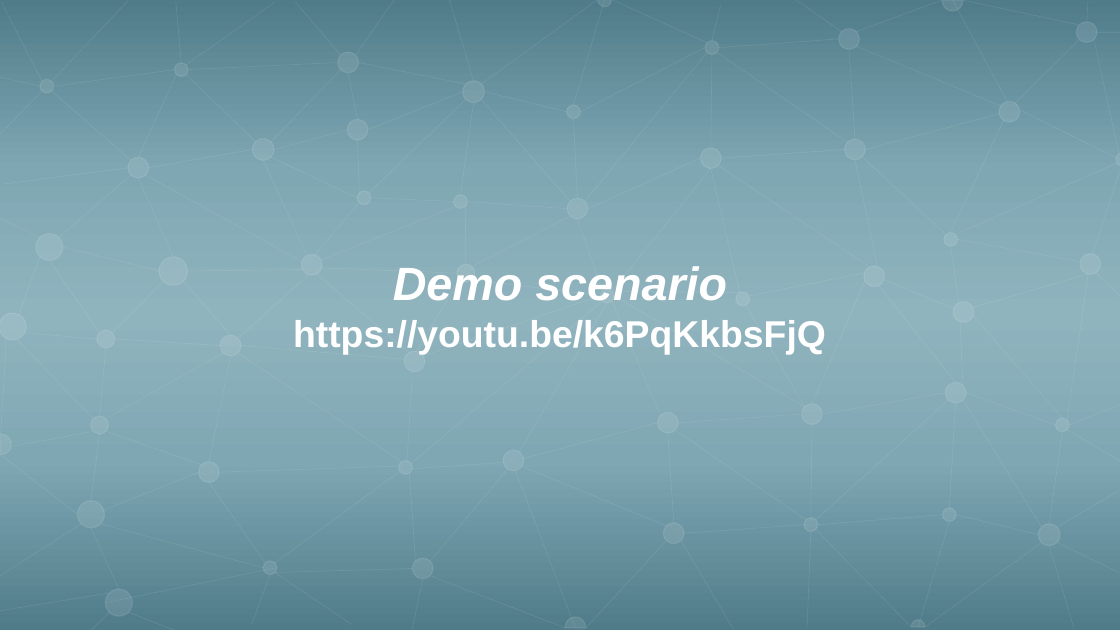
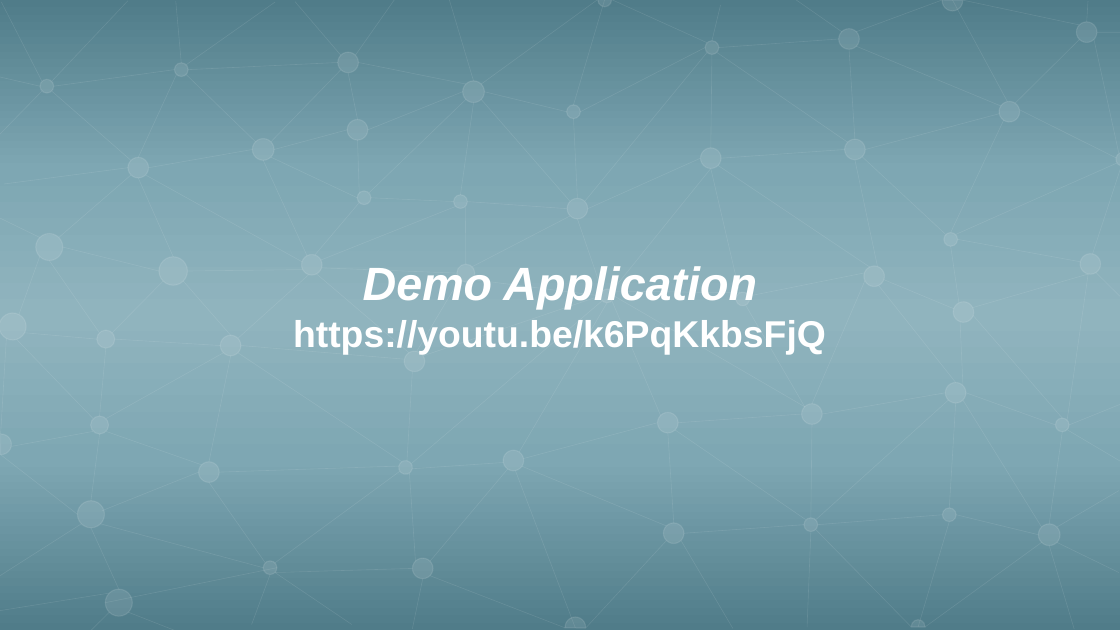
Before and after one commit to trung-lha/TreeVisualizationApp, a slide deck: slide 5 of presentation/TreeVisualization.pptx. Drawn at 1120x630 pixels with LibreOffice and Linux fonts; fonts in the diff are those of the drawing. Boxes give left, top, right and bottom in pixels: in the first picture for what was removed or moved away, otherwise in the second. Text is boxed around its words. In the diff, an @@ line names an element or a change of style, - is before the commit and + after.

```diff
--- a/presentation/TreeVisualization.pptx
+++ b/presentation/TreeVisualization.pptx
@@ text at [363, 266, 757, 310]: text changed @@
-Demo scenario
+Demo Application
```
Also in this commit, not shown: 2 other slides changed, 3 other files.
